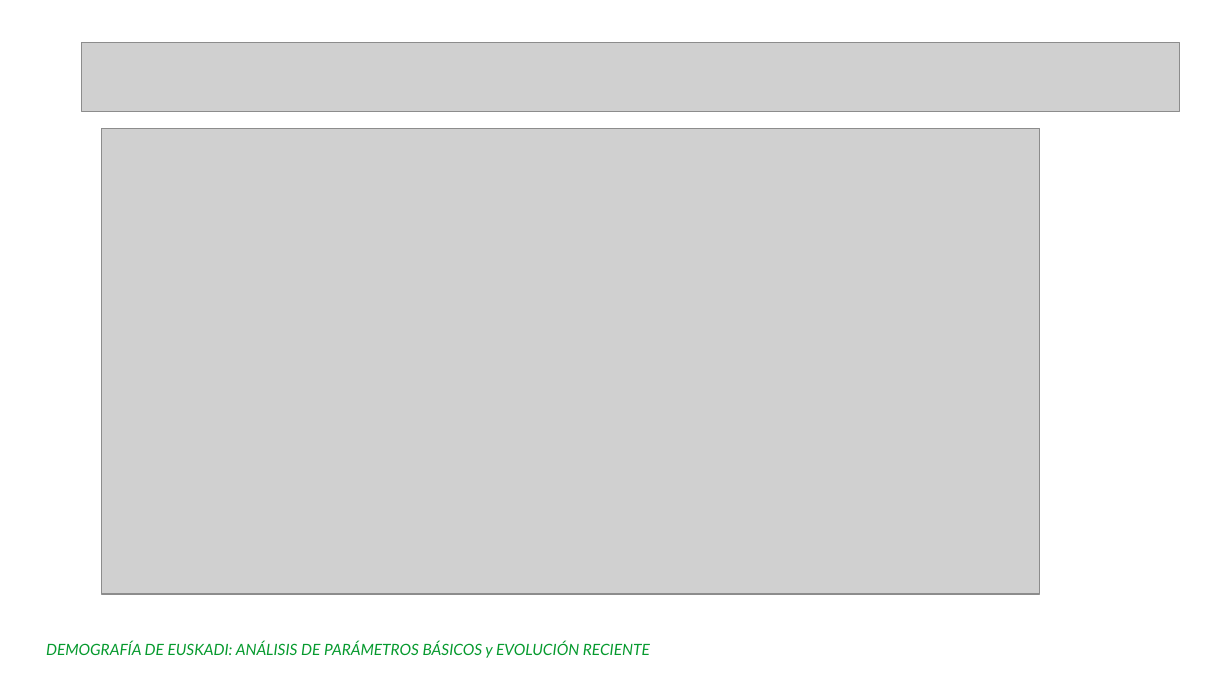
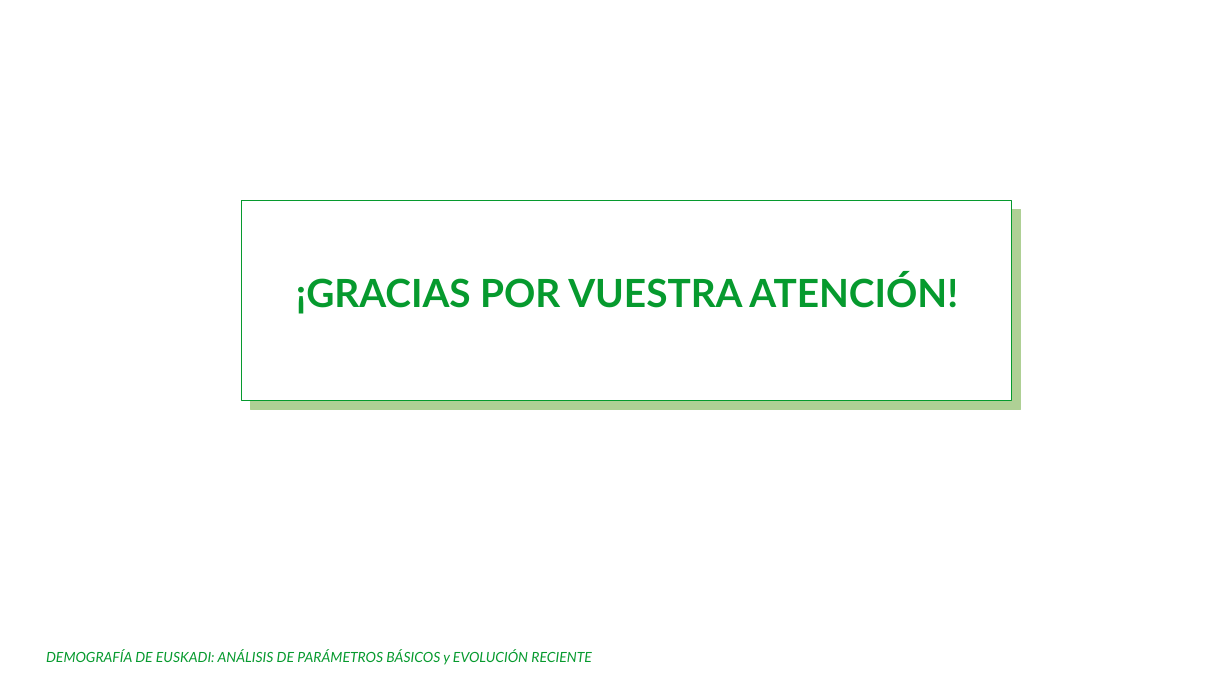
Before and after one commit to Leire2026/EDA, a slide deck: slide 16 of Presentacion_EDA.ppt (slide 7 before the commit). Drawn at 1232x693 pixels with LibreOffice and Linux fonts; fonts in the diff are those of the drawing; grey boxes stand for pictures; background and template pictures are left out. Boxes give left, top, right and bottom in pixels: in the first picture for what was removed or moved away, otherwise in the second. Text is boxed around its words. In the diff, an @@ line names an element or a change of style, - is before the commit and + after.

```diff
--- a/Presentacion_EDA.ppt
+++ b/Presentacion_EDA.ppt
@@ picture removed at [82,42,1179,111] @@
@@ picture removed at [102,129,1041,595] @@
@@ rectangle added at [241,201,1012,401], fill #FFFFFF, outline #069A2E 0.74 pt, 25 pt, text #069A2E, bold @@
+¡GRACIAS POR VUESTRA ATENCIÓN!
@@ text "DEMOGRAFÍA DE EUSKADI: ANÁLISIS DE ...": place and size @@
-text "DEMOGRAFÍA DE EUSKADI: ANÁLISIS DE ..." at [46,641,650,658]
+text "DEMOGRAFÍA DE EUSKADI: ANÁLISIS DE ..." at [46,650,592,665]
@@ text "DEMOGRAFÍA DE EUSKADI: ANÁLISIS DE ..." at [46,650,592,665]: size 10 to 9 pt @@
```
Also in this commit, not shown: 10 other slides changed, 5 slides added, 3 slides removed, 2 other files.
